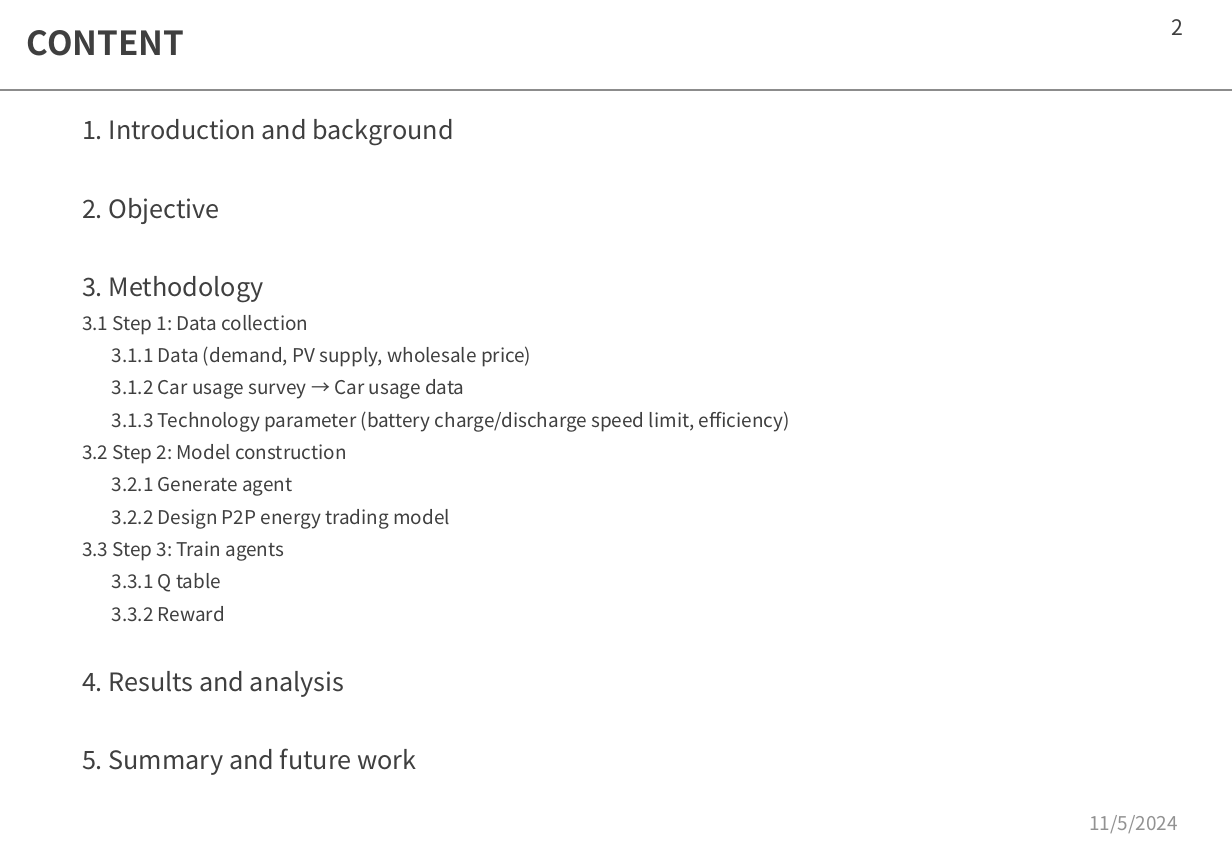
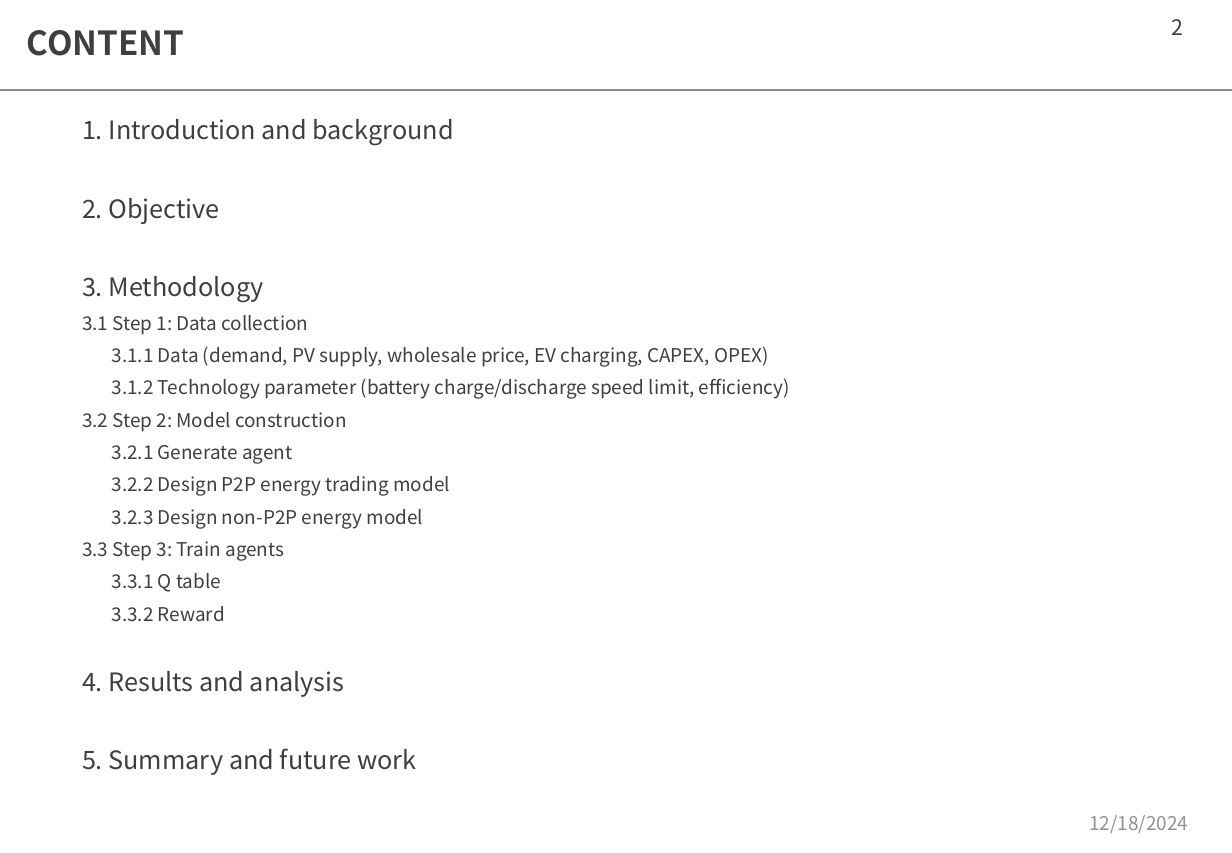
Before and after one commit to moooyu1121/master_thesis_model, a slide deck: slide 2 of memo.pptx. Drawn at 1232x853 pixels with LibreOffice and Linux fonts; fonts in the diff are those of the drawing. Boxes give left, top, right and bottom in pixels: in the first picture for what was removed or moved away, otherwise in the second. Text is boxed around its words. In the diff, an @@ line names an element or a change of style, - is before the commit and + after.

```diff
--- a/memo.pptx
+++ b/memo.pptx
@@ text at (112, 346, 790, 399): text changed @@
-3.1.1 Data (demand, PV supply, wholesale price)
-3.1.2 Car usage survey → Car usage data
-3.1.3 Technology parameter (battery charge/discharge speed limit, efficiency)
+3.1.1 Data (demand, PV supply, wholesale price, EV charging, CAPEX, OPEX)
+3.1.2 Technology parameter (battery charge/discharge speed limit, efficiency)
@@ text at (112, 509, 424, 529): paragraph added @@
+3.2.3 Design non-P2P energy model
@@ text at (1089, 815, 1188, 833): text changed @@
-11/5/2024
+12/18/2024
```
Also in this commit, not shown: 42 other slides changed, 18 slides added, 8 slides removed.
